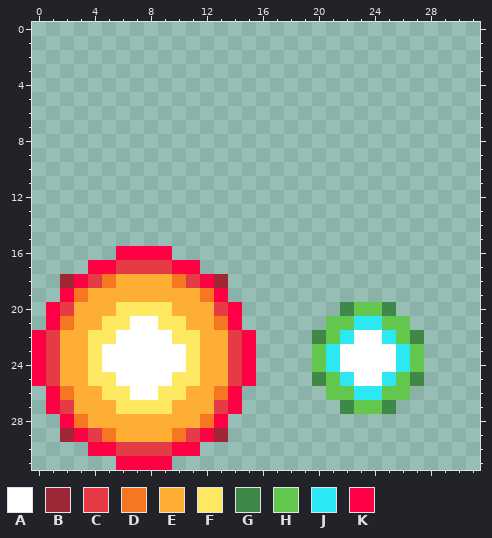
File history of a pixel-art sprite, img/ball.png. Above is the file before it was changed.
The file is 32x32 pixels. The old version is drawn lined up with the new one.
Palette (. is transparent): A #ffffff  B #9e2835  C #e43b44  D #f77622  E #feae34  F #fee761  G #3e8948  H #63c74d  J #2ce8f5  K #ff0044
Pixels before, first column x 0:
16 ......KKKK..................
17 ....KKCCCCKK................
18 ..BKCDEEEEDCKB..............
19 ..KDEEEEEEEEDK..............
20 .KCEEEFFFFEEECK.......GHHG..
21 .KDEEFFAAFFEEDK......HHJJHH.
22 KCEEFFAAAAFFEECK....GHJAAJHG
23 KCEEFAAAAAAFEECK....HJAAAAJH
24 KCEEFAAAAAAFEECK....HJAAAAJH
25 KCEEFFAAAAFFEECK....GHJAAJHG
26 .KDEEFFAAFFEEDK......HHJJHH.
27 .KCEEEFFFFEEECK.......GHHG..
28 ..KDEEEEEEEEDK..............
29 ..BKCDEEEEDCKB..............
30 ....KKCCCCKK................
31 ......KKKK..................
New version:
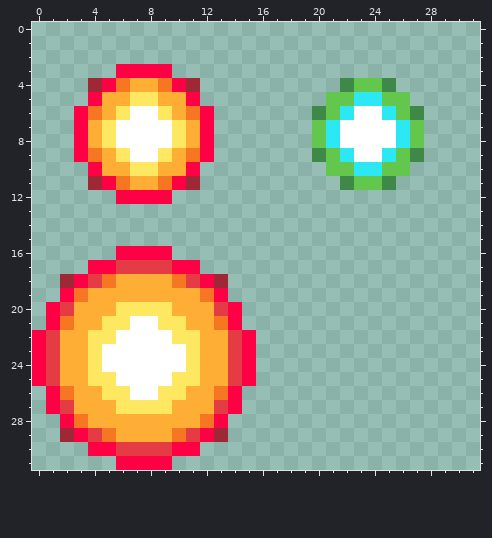
Message: Tweaked lava balls size/appearance
Change:
whole drawing moved by +0,+16 (the old picture is shown already moved)
y 3: x 6..9 .... -> KKKK
y 4: x 4..11 ........ -> BKDEEDKB; x 22..25 .... -> GHHG
y 5: x 4..11 ........ -> KEEFFEEK; x 21..26 ...... -> HHJJHH
y 6: x 3..12 .......... -> KDEFAAFEDK; x 20..27 ........ -> GHJAAJHG
y 7..8: x 3..12 .......... -> KEFAAAAFEK; x 20..27 ........ -> HJAAAAJH
y 9: x 3..12 .......... -> KDEFAAFEDK; x 20..27 ........ -> GHJAAJHG
y 10: x 4..11 ........ -> KEEFFEEK; x 21..26 ...... -> HHJJHH
y 11: x 4..11 ........ -> BKDEEDKB; x 22..25 .... -> GHHG
y 12: x 6..9 .... -> KKKK
y 20: x 22..25 GHHG -> ....
y 21: x 21..26 HHJJHH -> ......
y 22: x 20..27 GHJAAJHG -> ........
y 23..24: x 20..27 HJAAAAJH -> ........
y 25: x 20..27 GHJAAJHG -> ........
y 26: x 21..26 HHJJHH -> ......
y 27: x 22..25 GHHG -> ....
